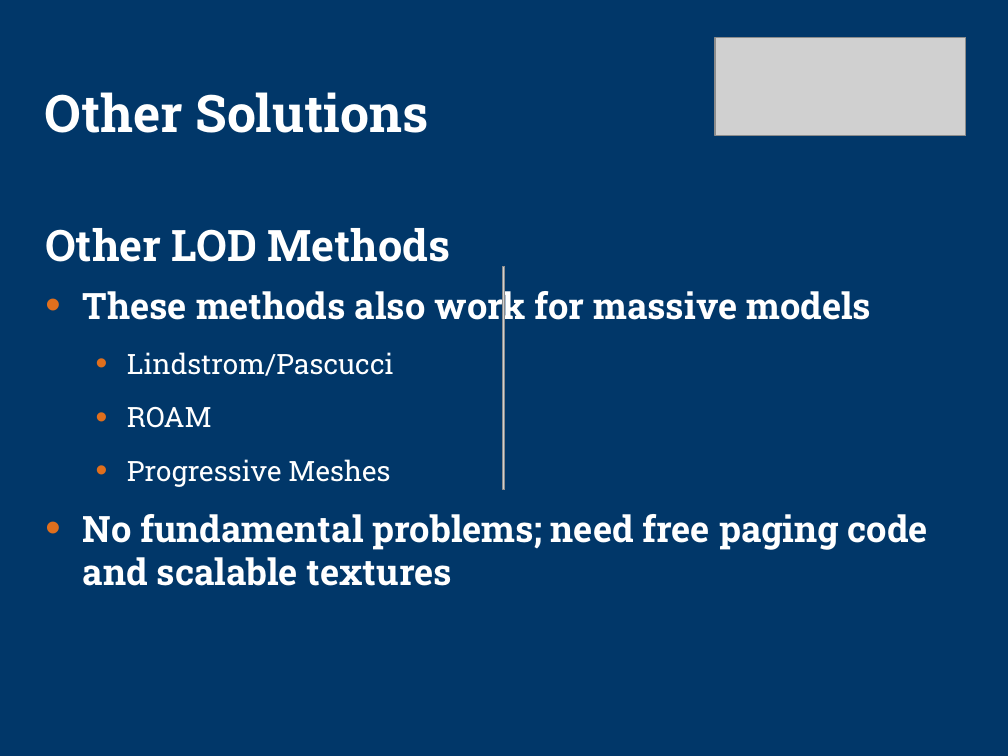
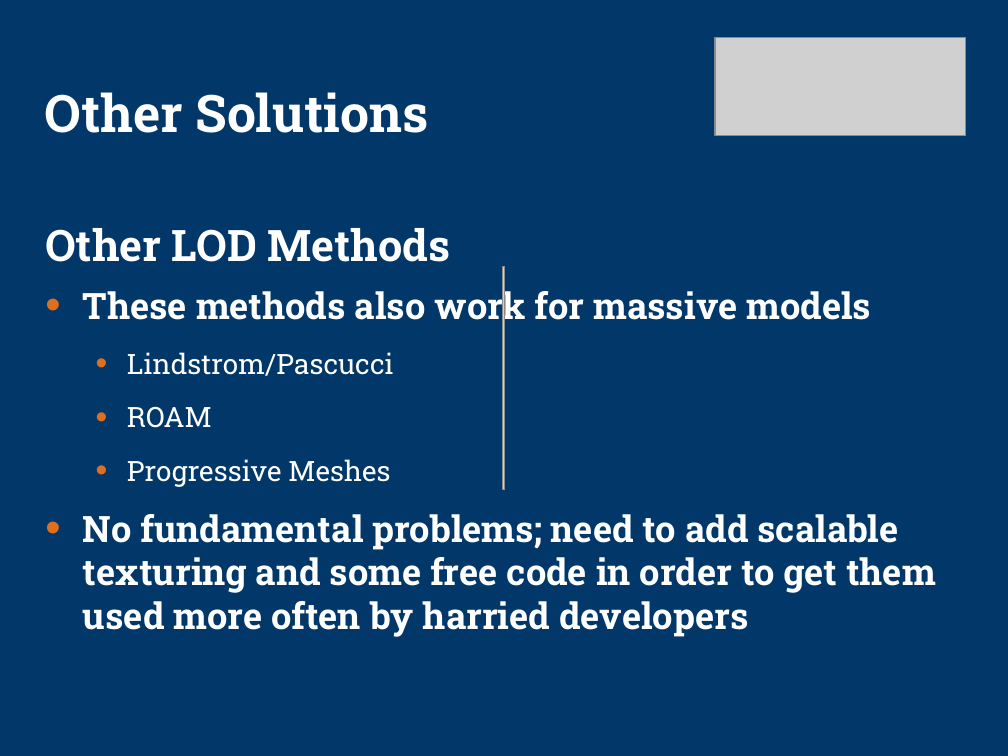
Before and after one commit to technosaurus/gameswf, a slide deck: slide 37 of tu-testbed/docs/sig-preso2.ppt (slide 38 before the commit). Drawn at 1008x756 pixels with LibreOffice and Linux fonts; fonts in the diff are those of the drawing; grey boxes stand for pictures; background and template pictures are left out. Boxes give left, top, right and bottom in pixels: in the first picture for what was removed or moved away, otherwise in the second. Text is boxed around its words. In the diff, an @@ line names an element or a change of style, - is before the commit and + after.

Commit message:
Edited slides.
Modified .chu format so that chunk headers are all at the start of the file -- this makes startup of big datasets much much quicker (since only the first few megs of the file need to be read)

```diff
--- a/tu-testbed/docs/sig-preso2.ppt
+++ b/tu-testbed/docs/sig-preso2.ppt
@@ text at (83,514,936,637): text changed @@
-• No fundamental problems; need free paging code and scalable textures
+• No fundamental problems; need to add scalable texturing and some free code in order to get them used more often by harried developers
```
Also in this commit, not shown: 11 other slides changed, 1 slide removed, 6 other files.
